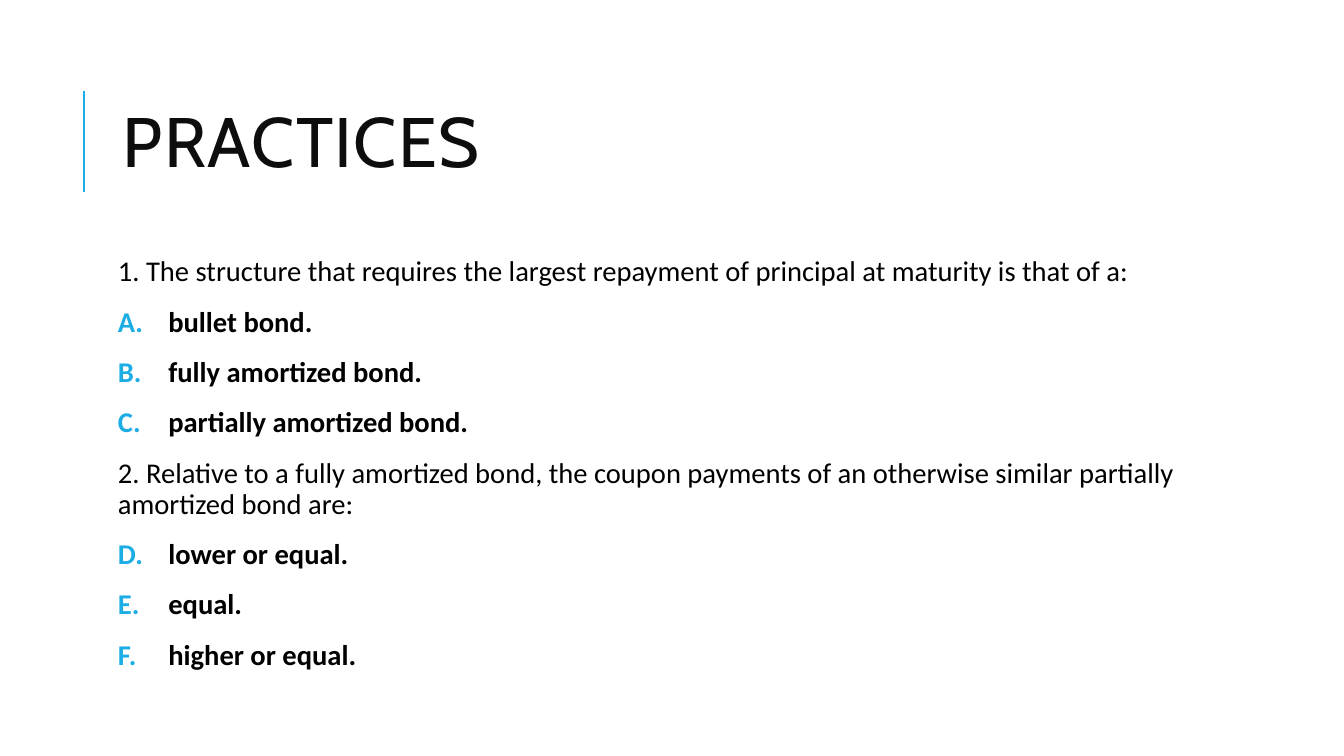
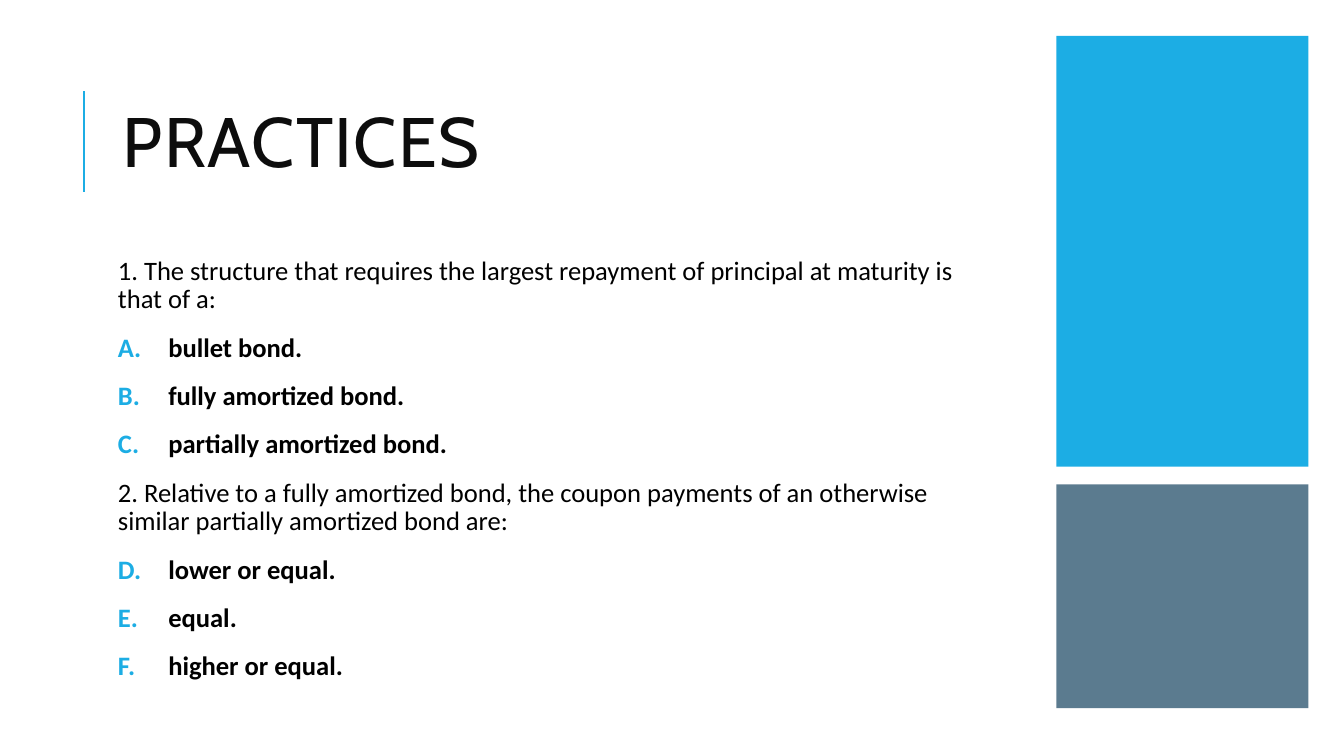
Before and after one commit to Isco0530/data, a slide deck: slide 31 of Fixed Income.pptx. Drawn at 1344x756 pixels with LibreOffice and Linux fonts; fonts in the diff are those of the drawing. Boxes give left, top, right and bottom in pixels: in the first picture for what was removed or moved away, otherwise in the second. Text is boxed around its words. In the diff, an @@ line names an element or a change of style, - is before the commit and + after.

```diff
--- a/Fixed Income.pptx
+++ b/Fixed Income.pptx
@@ rectangle added at bbox=[1057, 36, 1309, 467], fill #1CADE4 @@
@@ text "1. The structure that requires ..." at bbox=[118, 261, 952, 680]: size 20.4 to 19 pt @@
@@ rectangle added at bbox=[1057, 485, 1309, 709], fill #335B74 at 80% opacity @@
```
Also in this commit, not shown: 5 other slides changed.
